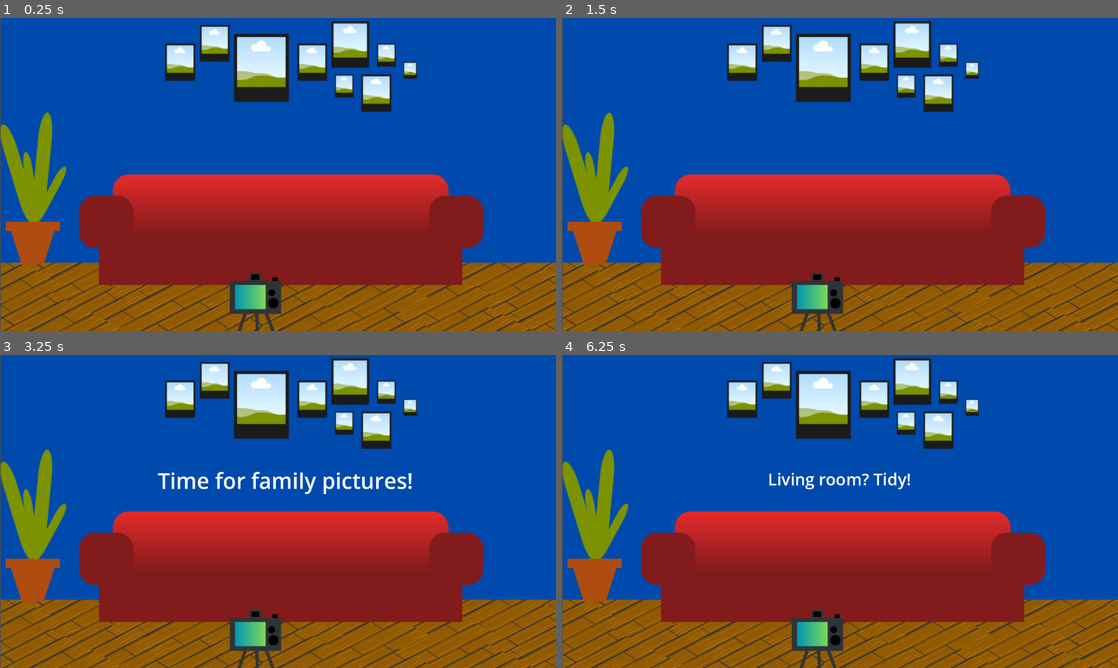
Above: before the commit, frames 1-4 (two rows, left to right).
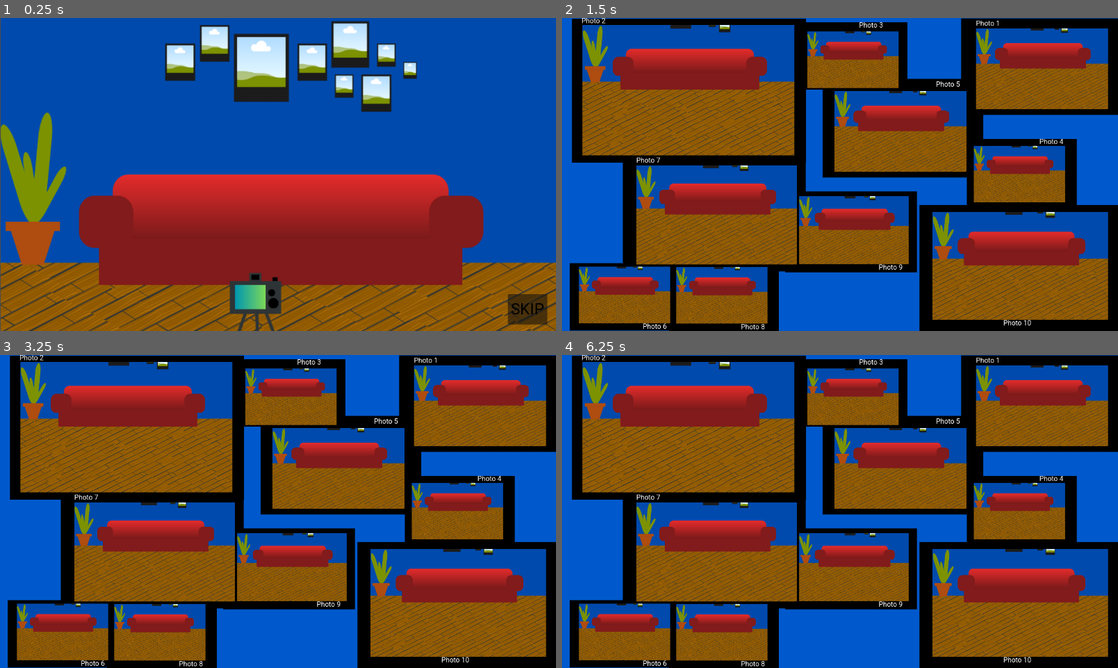
Above: after the commit, the same moments.

Repository: Mad2F/Catografy
Game: Godot game, scene res://code/scenes/Root.tscn
Same seed, same stepped clock (60 frames per second), same inputs: the game is played once before the commit and once after it.
Inputs (mouse positions are in pixels of both pictures, inside the frame that each line leads up to):
- Up to frame 1 (0.25 s): no input
- Up to frame 2 (1.5 s): click (1090, 309) at 0.5 s, where only the run after the commit has a clickable "SKIP"; tap Enter (last_photo) at 1.25, 1.35 s; hold Right (move_right) from 1.28 s (still down)
- Up to frame 3 (3.25 s): tap Space at 2 s; release Right (move_right) at 2.03 s; hold Down (move_down) 2.03-2.78 s; tap E (main_action) at 2.1 s; tap Enter (last_photo) at 2.75 s; hold Right (move_right) from 2.78 s (still down); tap P (take_photo) at 2.85 s
- Up to frame 4 (6.25 s): tap Space at 3.5, 5 s; release Right (move_right) at 3.53 s; hold Up (move_up) 3.53-4.28 s; tap Enter (last_photo) at 3.6, 4.25, 5.85 s; hold Left (move_left) 4.28-5.78 s; tap E (main_action) at 4.35 s; tap P (take_photo) at 5.1 s; hold Down (move_down) from 5.78 s (still down)

The runs differ from the first frame. In frame 1, 0.7% of the frame differs, in the area x 91-99%, y 88-98%; in frame 2, 84%; in frame 3, 84%; in frame 4, 84%, in the area x 0-100%, y 0-100%.

Commit message:
fix: new font + quality of instance deletion

Diff:
--- a/code/scenes/Intro.tscn
+++ b/code/scenes/Intro.tscn
@@ -57,3 +57,27 @@
 offset_bottom = 329.0
 theme_override_font_sizes/font_size = 50
 text = "Wait... Where are the cats?"
+
+[node name="ColorRect" type="ColorRect" parent="."]
+visible = false
+offset_left = 1068.0
+offset_top = 493.0
+offset_right = 1273.0
+offset_bottom = 565.0
+color = Color(0.819608, 0.752941, 0.658824, 1)
+
+[node name="Button" type="Button" parent="."]
+self_modulate = Color(0.819608, 0.752941, 0.658824, 1)
+offset_left = 1169.0
+offset_top = 635.0
+offset_right = 1260.0
+offset_bottom = 705.0
+theme_override_colors/font_color = Color(0, 0, 0, 1)
+theme_override_font_sizes/font_size = 36
+text = "SKIP"
+
+[node name="timer" type="Timer" parent="."]
+wait_time = 3.0
+autostart = true
+
+[connection signal="pressed" from="Button" to="." method="_on_skip_pressed"]
--- a/code/scripts/intro.gd
+++ b/code/scripts/intro.gd
@@ -1,22 +1,28 @@
 extends Node2D
 class_name Intro
 
+signal skip
+
 func _ready():
-	await get_tree().create_timer(3.0).timeout
+	await $timer.timeout
 	$First.show()
-	await get_tree().create_timer(3.0).timeout
+	await $timer.timeout
 	$First.hide()
 	$Second.show()
-	await get_tree().create_timer(3.0).timeout
+	await $timer.timeout
 	$Second.hide()
 	$Third.show()
-	await get_tree().create_timer(3.0).timeout
+	await $timer.timeout
 	$Third.hide()
 	$Fourth.show()
-	await get_tree().create_timer(3.0).timeout
+	await $timer.timeout
 	$Fourth.hide()
-	await get_tree().create_timer(3.0).timeout
+	await $timer.timeout
 	$Fifth.show()
-	await get_tree().create_timer(3.0).timeout
+	await $timer.timeout
 
 	$Fifth.hide()
+
+
+func _on_skip_pressed() -> void:
+	skip.emit()
--- a/code/scripts/root.gd
+++ b/code/scripts/root.gd
@@ -9,14 +9,20 @@
 
 func _ready():
 	intro = intro_scene.instantiate()
+	intro.skip.connect(_on_intro_finished)
 	add_child(intro)
 	await get_tree().create_timer(21.0).timeout
+	_on_intro_finished()
+
+func _on_intro_finished():
 	remove_child(intro)
+	intro.queue_free()
 	game = game_scene.instantiate()
 	game.game_finished.connect(_on_game_finished)
 	add_child(game)
 
 func _on_game_finished():
 	remove_child(game)
+	game.queue_free()
 	end = end_scene.instantiate()
 	add_child(end)
--- a/project.godot
+++ b/project.godot
@@ -24,6 +24,10 @@
 window/size/viewport_width=1280
 window/size/viewport_height=720
 window/stretch/mode="viewport"
+
+[gui]
+
+theme/custom_font="uid://f0lxrwa5vsoe"
 
 [input]
 
Not shown, added: assets/font/OFL.txt
Not shown, added: assets/font/README.txt
Binary file added: assets/font/Roboto-Italic-VariableFont_wdth,wght.ttf
Not shown, added: assets/font/Roboto-Italic-VariableFont_wdth,wght.ttf.import
Binary file added: assets/font/Roboto-VariableFont_wdth,wght.ttf
Not shown, added: assets/font/Roboto-VariableFont_wdth,wght.ttf.import
Binary file added: assets/font/static/Roboto-Black.ttf
Not shown, added: assets/font/static/Roboto-Black.ttf.import
Binary file added: assets/font/static/Roboto-BlackItalic.ttf
Not shown, added: assets/font/static/Roboto-BlackItalic.ttf.import
Binary file added: assets/font/static/Roboto-Bold.ttf
Not shown, added: assets/font/static/Roboto-Bold.ttf.import
(and 102 more such lines)
